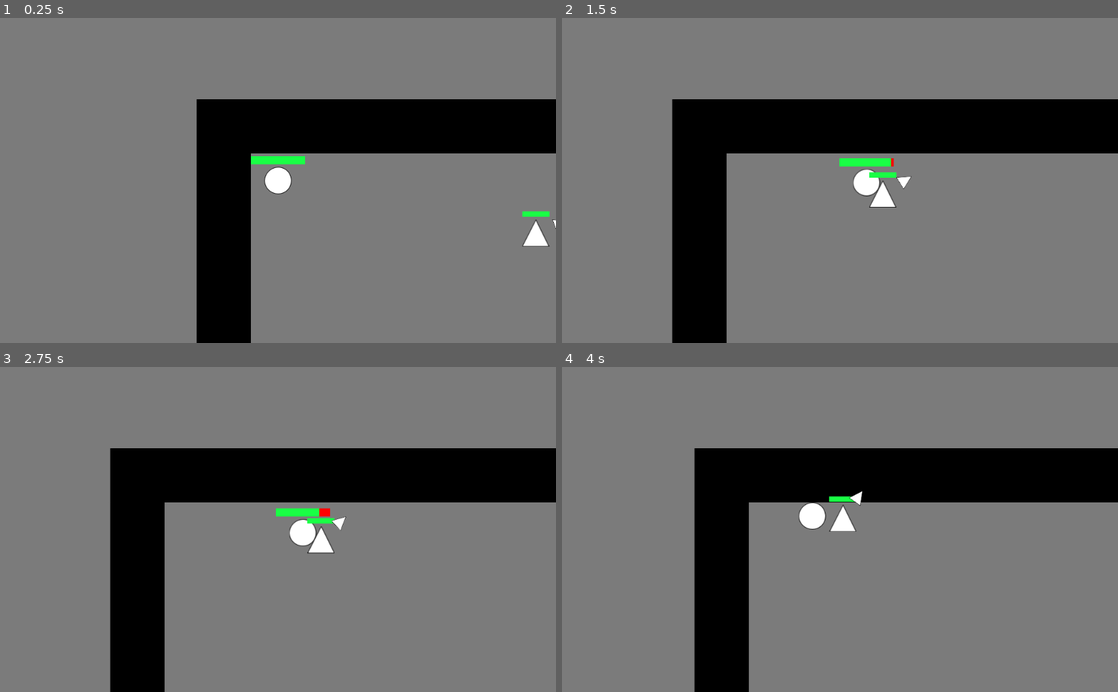
Above: before the commit, frames 1-4 (two rows, left to right).
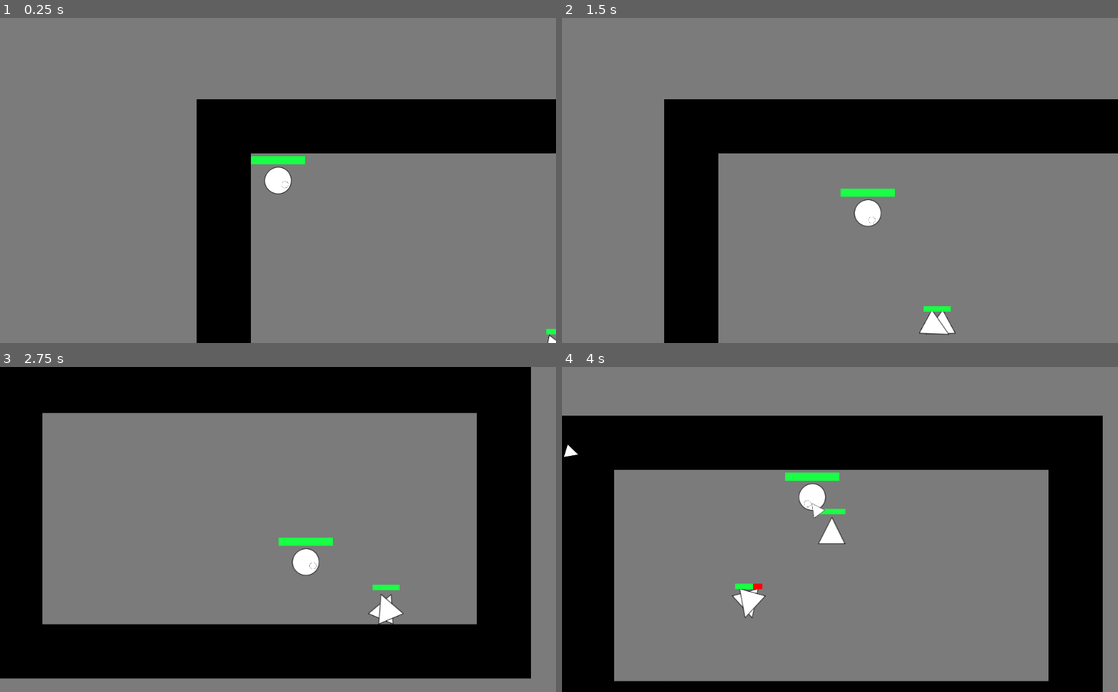
Above: after the commit, the same moments.

Repository: ComradeSparklePony/Slay-the-Triangles
Game: Godot game, scene res://town.tscn
The game is run twice, just before and just after one commit, with the same random seed, the same clock (stepped at 60 frames per second) and the same inputs. The project has no main scene, so this scene is started directly.
Inputs (mouse positions are in pixels of both pictures, inside the frame that each line leads up to):
- Up to frame 1 (0.25 s): no input
- Up to frame 2 (1.5 s): move the mouse to (962, 164) at 0.52 s; hold Right (ui_right) 0.53-1.28 s; click (962, 164) at 0.67 s; move the mouse to (728, 196) at 1.27 s; hold Down (ui_down) from 1.28 s (still down)
- Up to frame 3 (2.75 s): move the mouse to (333, 458) at 2.02 s; release Down (ui_down) at 2.03 s; hold Right (ui_right) from 2.03 s (still down)
- Up to frame 4 (4 s): move the mouse to (812, 594) at 2.77 s; release Right (ui_right) at 2.78 s; hold Up (ui_up) 2.78-3.53 s; click (812, 594) at 2.92 s; move the mouse to (1006, 578) at 3.52 s; hold Left (ui_left) from 3.53 s (still down)

The runs differ from the first frame. In frame 1, 0.4% of the frame differs, in the area x 50-100%, y 50-100%; in frame 2, 3.7%; in frame 3, 55%, in the area x 0-100%, y 0-100%; in frame 4, 39%.

Commit message:
Revert "make food collidable"
This reverts commit ee76b05e4ca16bb3b189b2a7ebf12c25a7394a05.

Diff:
--- a/food.gd
+++ /dev/null
@@ -1,8 +0,0 @@
-extends Area2D
-
-export (int) var hp_restore
-
-func _on_Area2D_body_entered(body):
-	if body.is_in_group("player"):
-		body.hp += hp_restore
-		queue_free()
--- a/food.tscn
+++ b/food.tscn
@@ -1,10 +1,15 @@
 [gd_scene load_steps=4 format=2]
 
-[ext_resource path="res://food.gd" type="Script" id=1]
-[ext_resource path="res://assets/white_circle_50px.png" type="Texture" id=2]
-[ext_resource path="res://assets/white_tri_50px.png" type="Texture" id=3]
+[ext_resource path="res://assets/white_circle_50px.png" type="Texture" id=1]
+[ext_resource path="res://assets/white_tri_50px.png" type="Texture" id=2]
 
-[node name="food" type="Area2D" index="0"]
+[sub_resource type="CapsuleShape2D" id=1]
+
+custom_solver_bias = 0.0
+radius = 24.8932
+height = 27.4589
+
+[node name="Area2D" type="Area2D"]
 
 input_pickable = true
 gravity_vec = Vector2( 0, 1 )
@@ -13,29 +18,25 @@
 angular_damp = 1.0
 audio_bus_override = false
 audio_bus_name = "Master"
-script = ExtResource( 1 )
-hp_restore = null
 
 [node name="visual" type="Node" parent="." index="0"]
 
 [node name="cir" type="Sprite" parent="visual" index="0"]
 
 scale = Vector2( 0.9, 1 )
-texture = ExtResource( 2 )
+texture = ExtResource( 1 )
 _sections_unfolded = [ "Transform" ]
 
 [node name="tri" type="Sprite" parent="visual" index="1"]
 
 position = Vector2( 0, 27 )
 scale = Vector2( 1, -1.1 )
-texture = ExtResource( 3 )
+texture = ExtResource( 2 )
 _sections_unfolded = [ "Transform" ]
 
-[node name="CollisionPolygon2D" type="CollisionPolygon2D" parent="." index="1"]
+[node name="CollisionShape2D" type="CollisionShape2D" parent="." index="1"]
 
+position = Vector2( 0, 15 )
 z_index = 1
-build_mode = 0
-polygon = PoolVector2Array( 0, 55, 27, 0, 0, -30, -27, 0 )
-_sections_unfolded = [ "Z Index" ]
-
-[connection signal="body_entered" from="." to="." method="_on_Area2D_body_entered"]
+shape = SubResource( 1 )
+_sections_unfolded = [ "Transform", "Z Index" ]
--- a/player.gd
+++ b/player.gd
@@ -70,6 +70,6 @@
 		# gets the enemy's attack
 		var enemy_ATTACK = area.get_parent().ATTACK
 		hp -= enemy_ATTACK
+		$TextureProgress.value = hp
 		if hp == 0:
 			queue_free()
-	$TextureProgress.value = hp
--- a/town.tscn
+++ b/town.tscn
@@ -2,9 +2,9 @@
 
 [ext_resource path="res://player.tscn" type="PackedScene" id=1]
 [ext_resource path="res://world-wall.tscn" type="PackedScene" id=2]
-[ext_resource path="res://enemy.tscn" type="PackedScene" id=3]
+[ext_resource path="res://enemy_spawner.tscn" type="PackedScene" id=3]
 
-[node name="town" type="Node2D" index="0"]
+[node name="town" type="Node2D"]
 
 _sections_unfolded = [ "Transform" ]
 
@@ -131,6 +131,7 @@
 
 position = Vector2( 50, 150 )
 
-[node name="enemy" parent="." index="2" instance=ExtResource( 3 )]
+[node name="enemy-spawner" parent="." index="2" instance=ExtResource( 3 )]
 
-position = Vector2( 685.837, 259.638 )
+position = Vector2( 754.421, 421.3 )
+max_hp = 30
